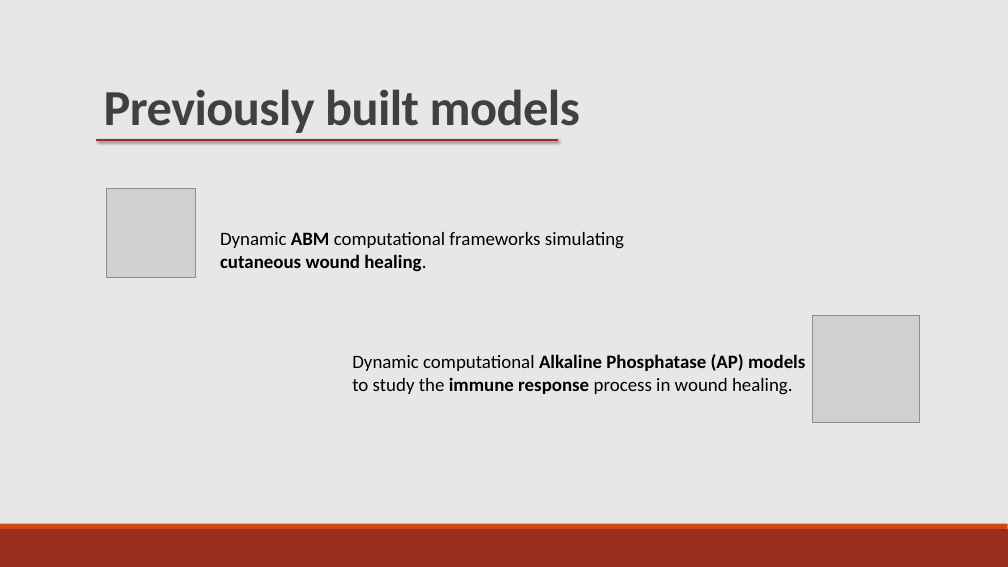
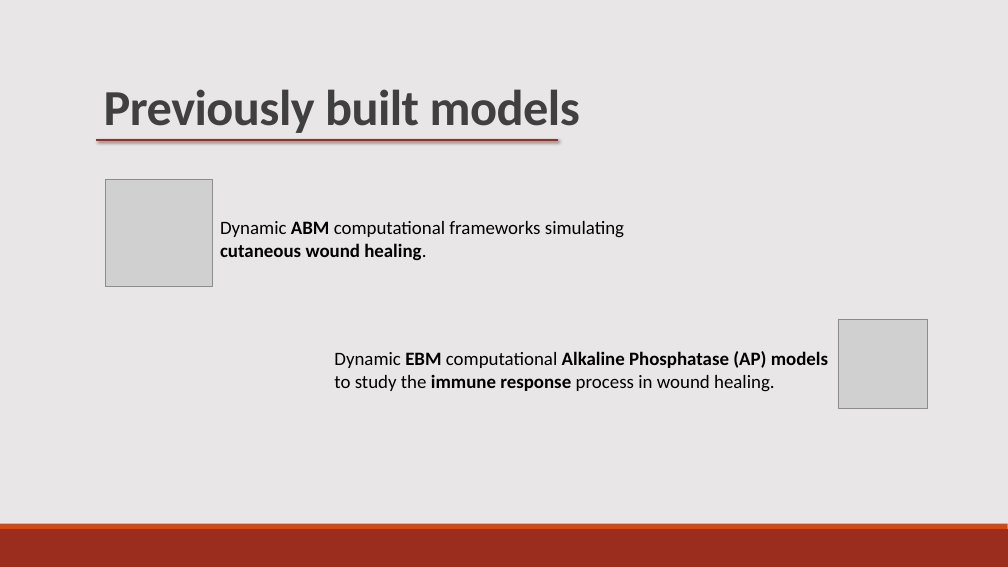
Before and after one commit to BenDickens/Brandwonden-Project-IAS, a slide deck: slide 5 of Notes and Primers/research proposal ppt.pptx. Drawn at 1008x567 pixels with LibreOffice and Linux fonts; fonts in the diff are those of the drawing; grey boxes stand for pictures. Boxes give left, top, right and bottom in pixels: in the first picture for what was removed or moved away, otherwise in the second. Text is boxed around its words. In the diff, an @@ line names an element or a change of style, - is before the commit and + after.

```diff
--- a/Notes and Primers/research proposal ppt.pptx
+++ b/Notes and Primers/research proposal ppt.pptx
@@ picture: place and size @@
-picture at [813,315,920,423]
+picture at [105,179,212,287]
@@ text "Dynamic ABM computational frameworks simulating": place and size @@
-text "Dynamic ABM computational frameworks simulating" at [220,232,624,271]
+text "Dynamic ABM computational frameworks simulating" at [220,221,624,260]
@@ picture: place and size @@
-picture at [107,188,196,278]
+picture at [839,319,928,408]
@@ text "Dynamic EBM computational Alkaline Phosphatase ...": place and size @@
-text "Dynamic EBM computational Alkaline Phosphatase ..." at [352,354,805,395]
+text "Dynamic EBM computational Alkaline Phosphatase ..." at [334,351,828,392]
@@ text at [334,351,828,368]: text changed @@
-Dynamic computational Alkaline Phosphatase (AP) models
+Dynamic EBM computational Alkaline Phosphatase (AP) models
```
Also in this commit, not shown: 4 other slides changed, 4 slides added, 2 slides removed, 1 other file.
